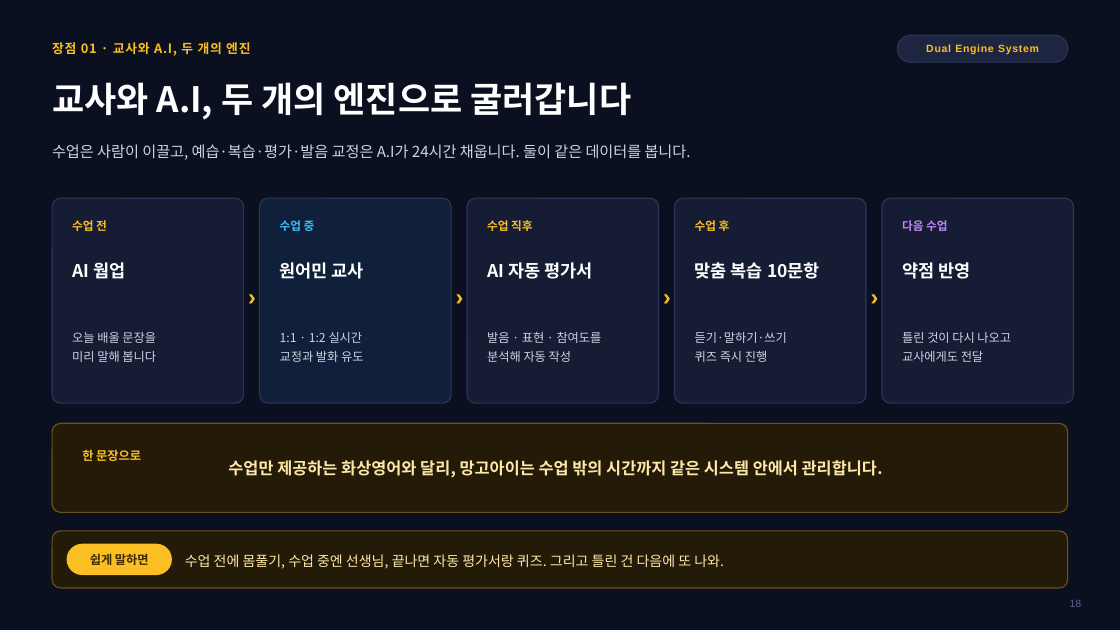
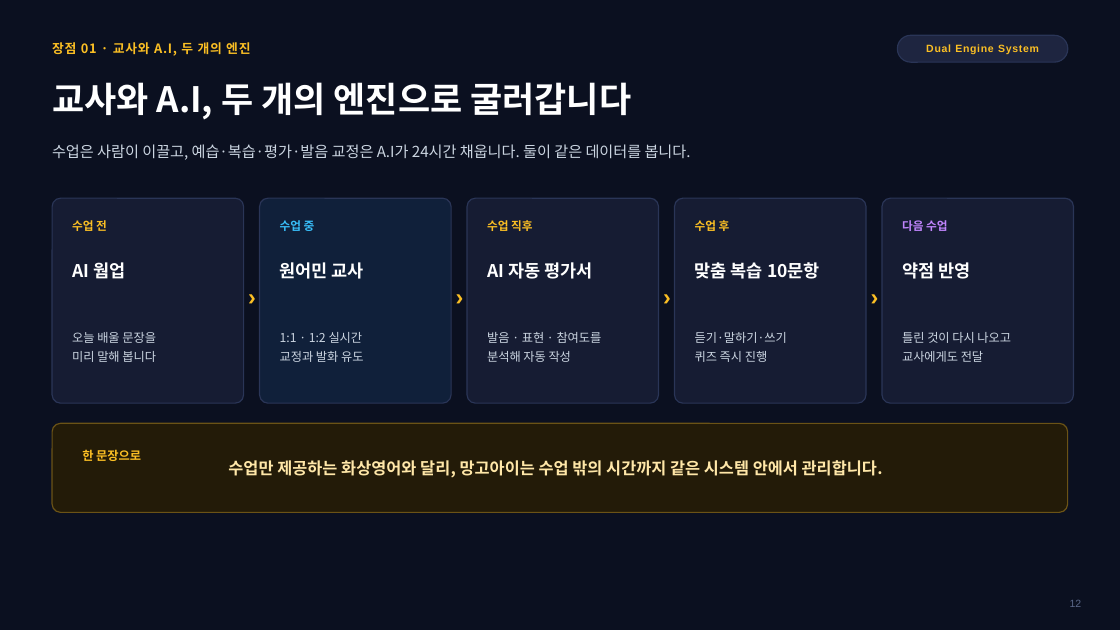
Before and after one commit to navy111p-sudo/mangoiweb, a slide deck: slide 12 of docs/MANGO_AI_안내_통합본_2026-08-17.pptx (slide 18 before the commit). Drawn at 1120x630 pixels with LibreOffice and Linux fonts; fonts in the diff are those of the drawing; background and template pictures are left out. Boxes give left, top, right and bottom in pixels: in the first picture for what was removed or moved away, otherwise in the second. Text is boxed around its words. In the diff, an @@ line names an element or a change of style, - is before the commit and + after.

```diff
--- a/docs/MANGO_AI_안내_통합본_2026-08-17.pptx
+++ b/docs/MANGO_AI_안내_통합본_2026-08-17.pptx
@@ rounded rectangle removed at (52, 531, 1068, 588) @@
@@ rounded rectangle removed at (67, 544, 171, 575) @@
@@ text removed at (90, 553, 149, 565) @@
-쉽게 말하면
@@ text removed at (185, 554, 724, 569) @@
-수업 전에 몸풀기, 수업 중엔 선생님, 끝나면 자동 평가서랑 퀴즈. 그리고 틀린 건 다음에 또 나와.
```
Also in this commit, not shown: 34 other slides changed, 6 slides removed.
